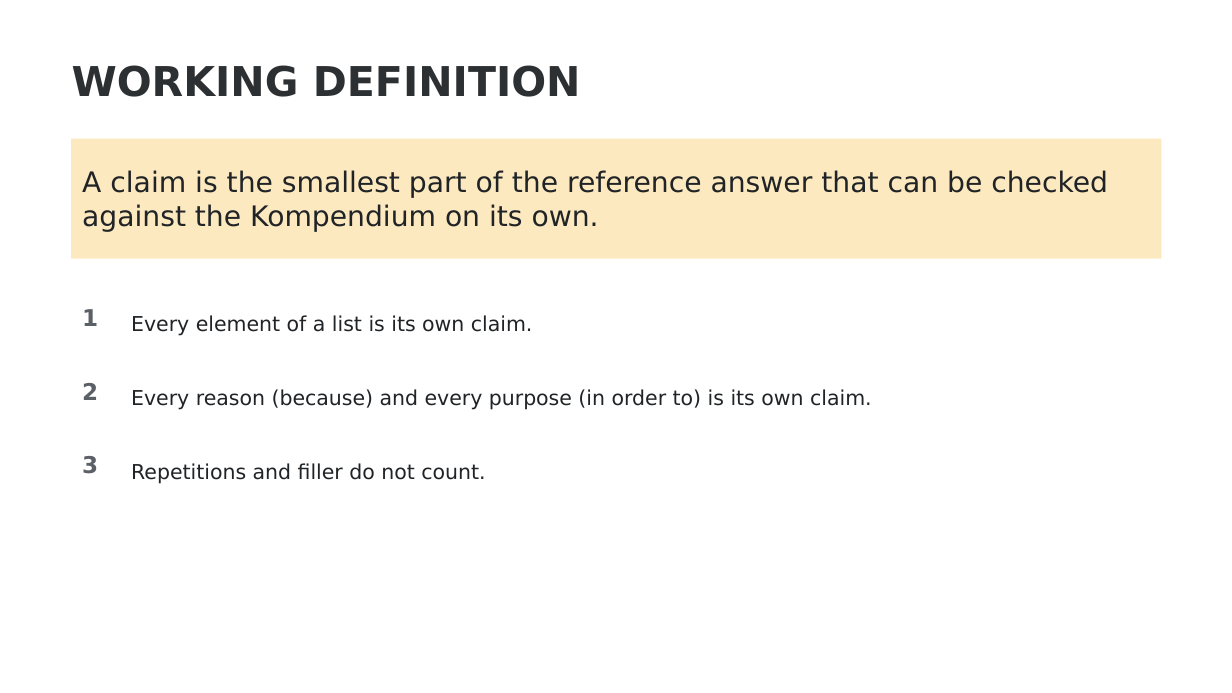
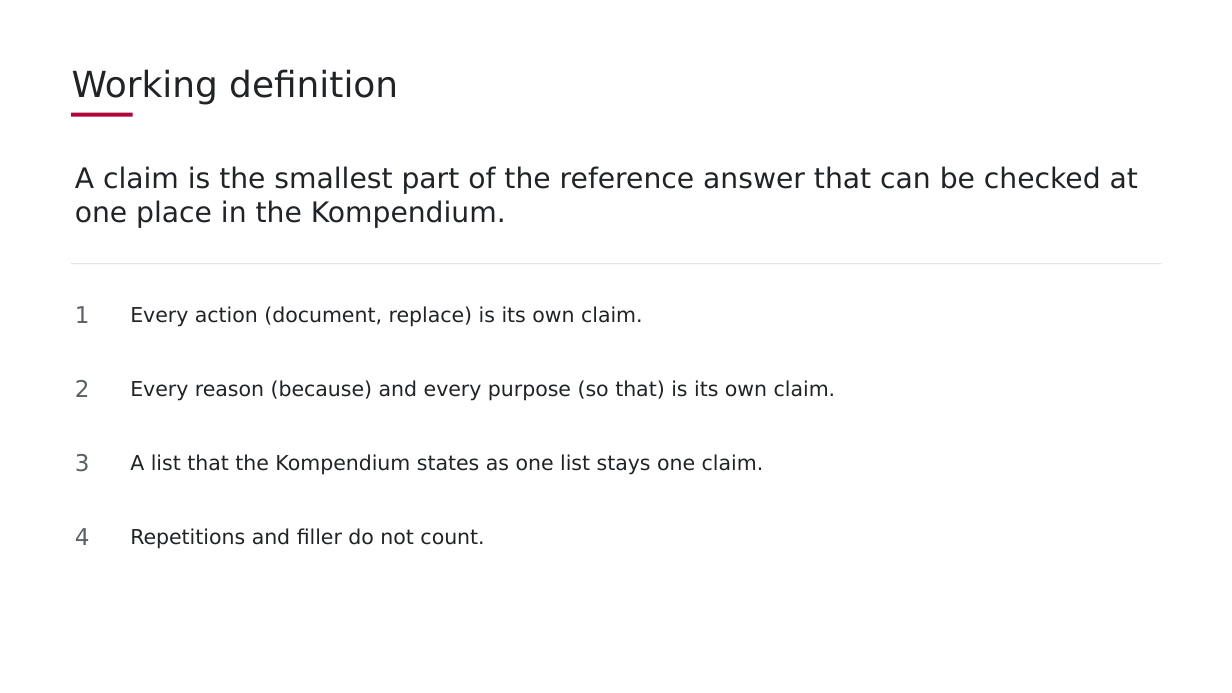
Before and after one commit to aihpi/workshop-rag, a slide deck: slide 3 of slides/src/rag_iii_claims_english.pptx. Drawn at 1232x693 pixels with LibreOffice and Linux fonts; fonts in the diff are those of the drawing; background and template pictures are left out. Boxes give left, top, right and bottom in pixels: in the first picture for what was removed or moved away, otherwise in the second. Text is boxed around its words. In the diff, an @@ line names an element or a change of style, - is before the commit and + after.

```diff
--- a/slides/src/rag_iii_claims_english.pptx
+++ b/slides/src/rag_iii_claims_english.pptx
@@ title at bbox=[72, 69, 398, 105]: text changed; size 32 to 28 pt; text colour #2D3032 to #212427; bold off @@
-WORKING DEFINITION
+Working definition
@@ rectangle added at bbox=[71, 113, 133, 116], fill #B1063A @@
@@ text "A claim is the smallest ...": place and size @@
-text "A claim is the smallest ..." at bbox=[71, 139, 1162, 259]
+text "A claim is the smallest ..." at bbox=[75, 166, 1138, 228]
@@ text "A claim is the smallest ..." at bbox=[75, 166, 1138, 228]: fill #FDE9BF to none @@
@@ text at bbox=[75, 166, 1138, 228]: text changed @@
-A claim is the smallest part of the reference answer that can be checked against the Kompendium on its own.
+A claim is the smallest part of the reference answer that can be checked at one place in the Kompendium.
@@ rectangle added at bbox=[71, 263, 1162, 264], fill #D6D7D8 @@
@@ text "1": place and size @@
-text "1" at bbox=[82, 309, 98, 326]
+text "1" at bbox=[75, 306, 90, 323]
@@ text at bbox=[130, 306, 643, 327]: text changed @@
-Every element of a list is its own claim.
+Every action (document, replace) is its own claim.
@@ bold off; vertical alignment top to middle in 3 elements at bbox=[75, 306, 90, 323], bbox=[75, 454, 90, 472], bbox=[75, 380, 90, 397] @@
@@ text "2": place and size @@
-text "2" at bbox=[82, 383, 98, 400]
+text "2" at bbox=[75, 380, 90, 397]
@@ text at bbox=[130, 380, 836, 401]: text changed @@
-Every reason (because) and every purpose (in order to) is its own claim.
+Every reason (because) and every purpose (so that) is its own claim.
@@ text "3": place and size @@
-text "3" at bbox=[82, 456, 98, 474]
+text "3" at bbox=[75, 454, 90, 472]
@@ text added at bbox=[130, 454, 764, 475], 16 pt, text #212427 @@
+A list that the Kompendium states as one list stays one claim.
@@ text "Repetitions and filler do not ...": place and size @@
-text "Repetitions and filler do not ..." at bbox=[131, 463, 485, 484]
+text "Repetitions and filler do not ..." at bbox=[130, 528, 484, 549]
@@ text added at bbox=[75, 528, 90, 545], 18 pt, text #5A6065 @@
+4
```
Also in this commit, not shown: 2 other slides changed, 5 slides added, 5 slides removed, 8 other files.
